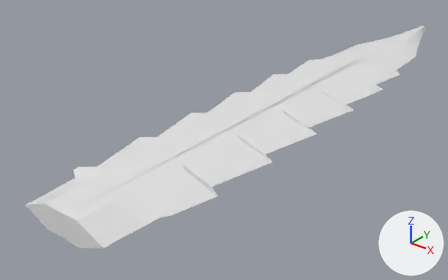
Before and after pictures for a commit that changed the glTF model godot/assets/waffen/modelle/messerklinge/t6_4.glb.
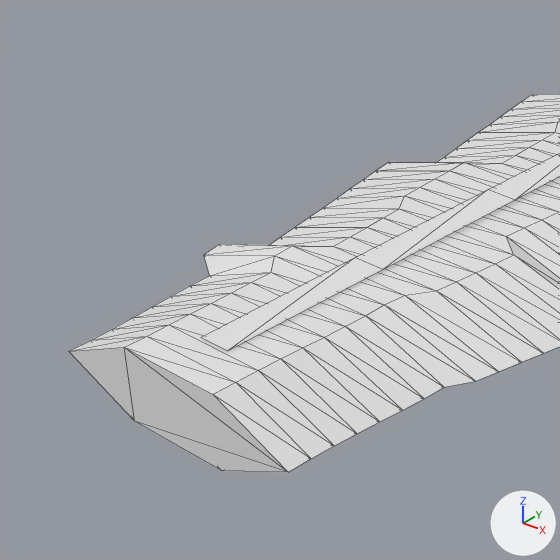
Each version appears first whole from a 50 mm camera at (0.1314, -0.0031, 0.101) aimed at (-0.0204, 0.1868, -0.0167), and next in a close-up on the part from 0% to 45% of the width and 28% to 100% of the height. The lights are fixed; the arrows at lower right show +X, +Y and +Z. The last two pictures show the newer version. The close-ups show mesh edges as thin lines. Vertices at exactly the same position are counted once.

The older version as bpy lines, for what is in view:
```python
me_messerklinge_t6_4 = bpy.data.meshes.new('messerklinge_t6_4')
me_messerklinge_t6_4.from_pydata(...)  # 577 vertices, 1110 faces; spans x -0.025..0.025, y 0.086..0.351, z -0.005..0.005
# faces by material slot: [1078, 32]
me_messerklinge_t6_4.materials.append(mat_klinge)  # white #e7e7e7
me_messerklinge_t6_4.materials.append(mat_leucht)  # white #e7e7e7
ob_messerklinge_t6_4 = bpy.data.objects.new('messerklinge_t6_4', me_messerklinge_t6_4)
ob_messerklinge_t6_4.location = (0.0, 0.0, 0.0)
```
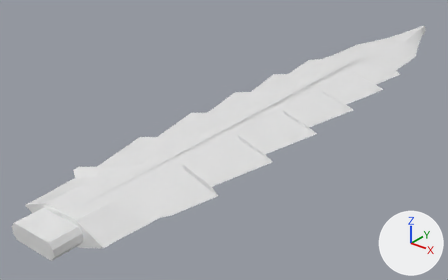
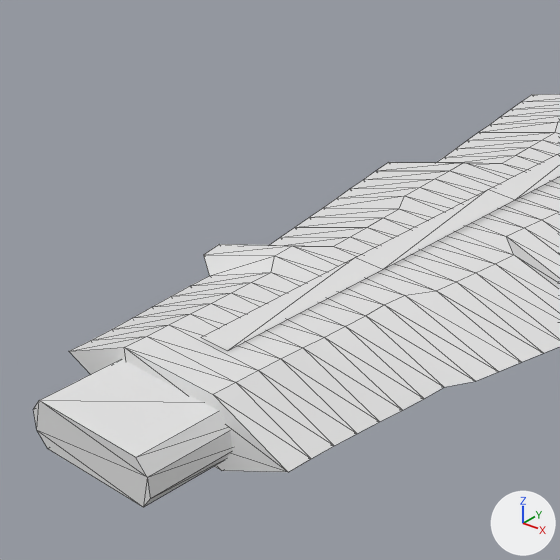
Location of each change, (x1, y1, x2, y2) in pixels of the close-ups (560 x 560 px):
'messerklinge_t6_4', reshaped
    before: (69, 94, 560, 472)
    after: (33, 94, 560, 507)
part 1 of me_messerklinge_t6_4, added
    after: (33, 359, 232, 507)

What the commit changed:
Material 'beschlag' (mat_beschlag) is new.
Its base color is (0.8, 0.8, 0.8) (white #e7e7e7).
me_messerklinge_t6_4 is used by ob_messerklinge_t6_4; location (0.0, 0.0, 0.0).
me_messerklinge_t6_4 had 577 vertices, 1110 faces and spanned x -0.025..0.025, y 0.086..0.351, z -0.005..0.005.
me_messerklinge_t6_4 now has 593 vertices, 1138 faces and spans x -0.025..0.025, y 0.076..0.351, z -0.005..0.005.
me_messerklinge_t6_4 part 1: a new loose piece of 16 vertices spanning x -0.009..0.009, y 0.076..0.088, z -0.003..0.003, in mat_beschlag (white #e7e7e7).
me_messerklinge_t6_4 gains material mat_beschlag (white #e7e7e7).
